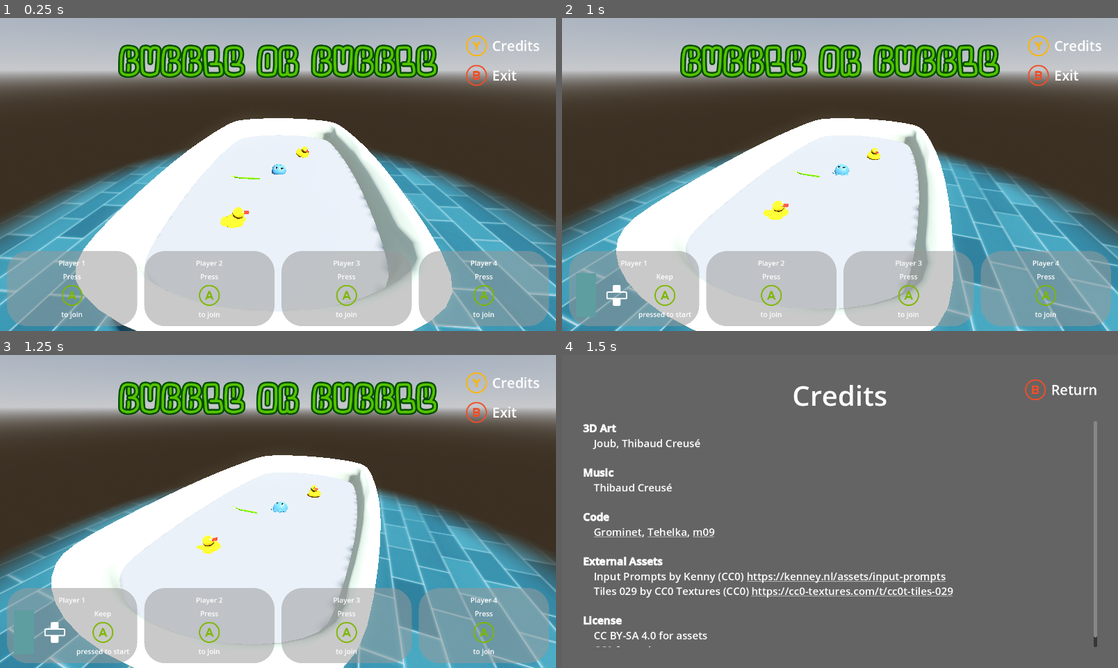
Above: before the commit, frames 1-4 (two rows, left to right).
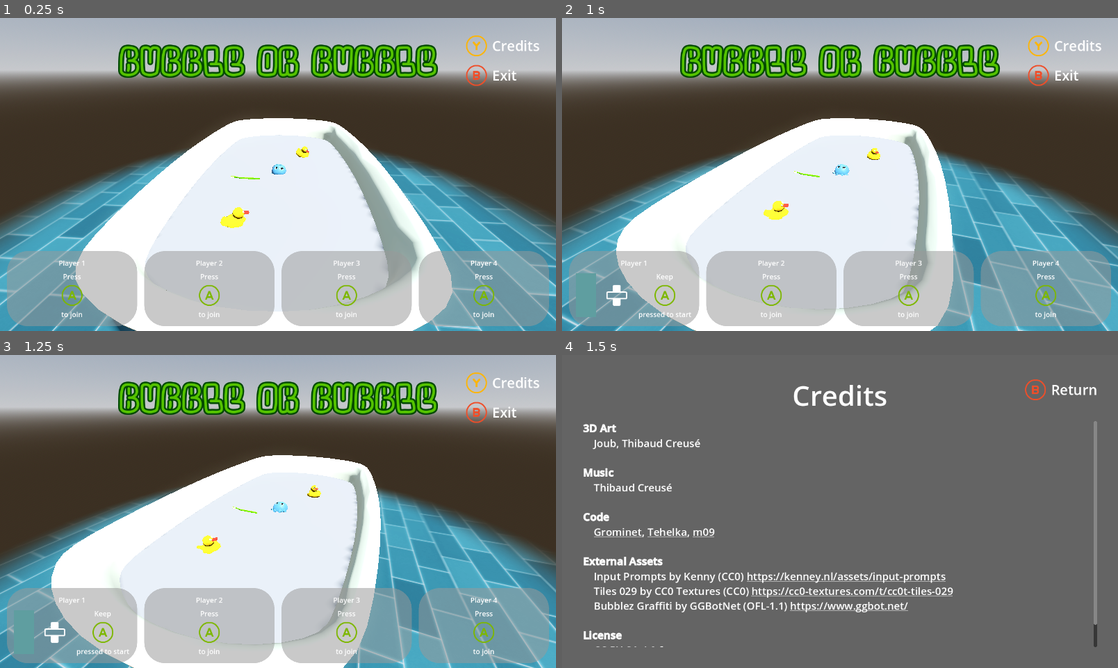
Above: after the commit, the same moments.

Repository: Gr0minet/ggj2025
Game: Godot game, scene res://scenes/game.tscn
Same seed, same stepped clock (60 frames per second), same inputs: the game is played once before the commit and once after it. Sound files missing from this copy of the repository are replaced by a short silence.
Inputs:
- Up to frame 1 (0.25 s): no input
- Up to frame 2 (1 s): hold I (change_color_up) from 0.53 s (still down); hold J (join_game) from 0.53 s (still down)
- Up to frame 3 (1.25 s): keep holding I (change_color_up); keep holding J (join_game)
- Up to frame 4 (1.5 s): release I (change_color_up) at 1.28 s; release J (join_game) at 1.28 s; hold O (change_color_down) from 1.28 s (still down); tap C (show_credits) at 1.35 s

Frames 1-3 are identical in both runs. In frame 4, 1.1% of the frame differs, in the area x 3-97%, y 78-94%.

Commit message:
Add title font to credits
Signed-off-by: m09 <142691+m09@users.noreply.github.com>

Diff:
--- a/godot/menu/credits.tscn
+++ b/godot/menu/credits.tscn
@@ -56,6 +56,7 @@
 [b]External Assets[/b]
     Input Prompts by Kenny (CC0) [url]https://kenney.nl/assets/input-prompts[/url]
     Tiles 029 by CC0 Textures (CC0) [url]https://cc0-textures.com/t/cc0t-tiles-029[/url]
+    Bubblez Graffiti by GGBotNet (OFL-1.1) [url]https://www.ggbot.net/[/url]
 
 [b]License[/b]
     CC BY-SA 4.0 for assets
